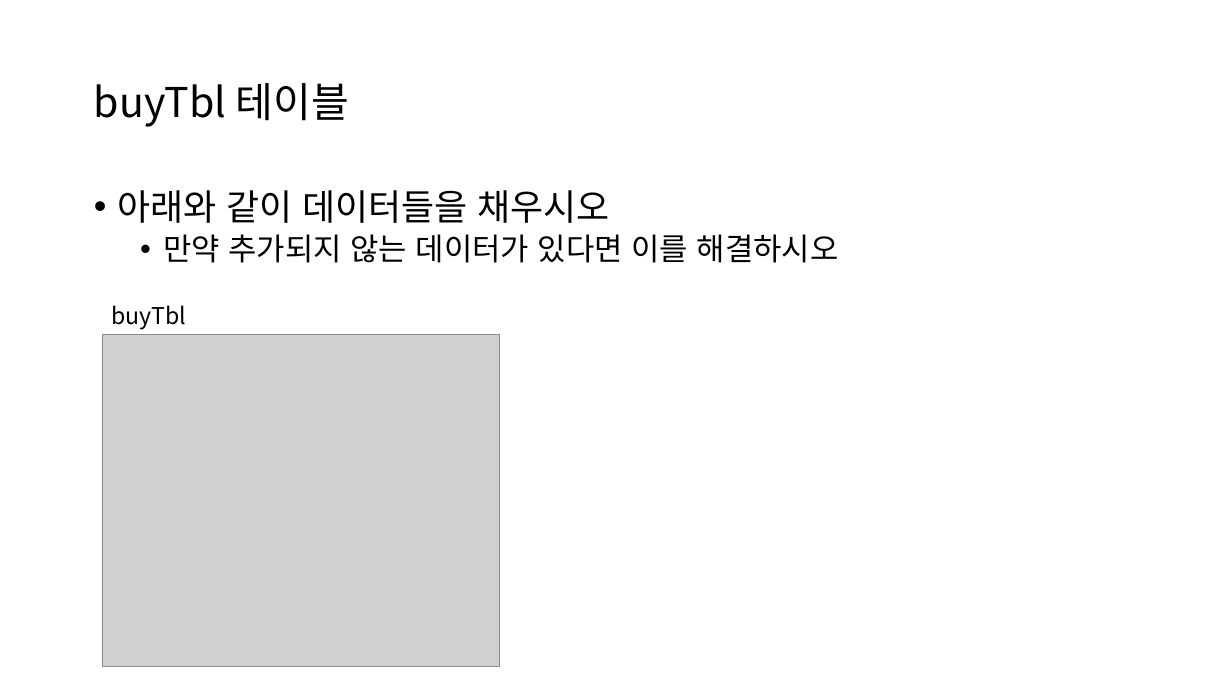
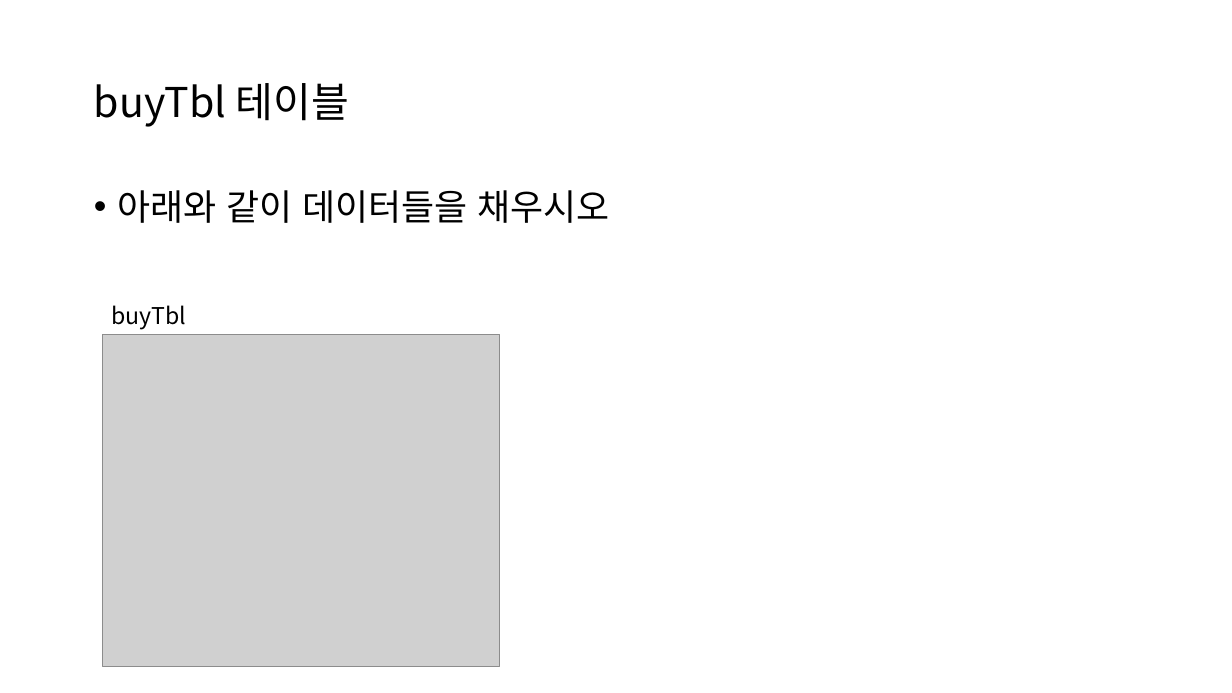
Before and after one commit to DongJoonLeeDJ/AI_501_4, a slide deck: slide 4 of djlee/DB/20211229/추가문제.pptx. Drawn at 1232x693 pixels with LibreOffice and Linux fonts; fonts in the diff are those of the drawing; grey boxes stand for pictures. Boxes give left, top, right and bottom in pixels: in the first picture for what was removed or moved away, otherwise in the second. Text is boxed around its words. In the diff, an @@ line names an element or a change of style, - is before the commit and + after.

```diff
--- a/djlee/DB/20211229/추가문제.pptx
+++ b/djlee/DB/20211229/추가문제.pptx
@@ text at [163,234,839,263]: paragraph removed @@
-  • 만약 추가되지 않는 데이터가 있다면 이를 해결하시오
```
Also in this commit, not shown: 3 slides added.
